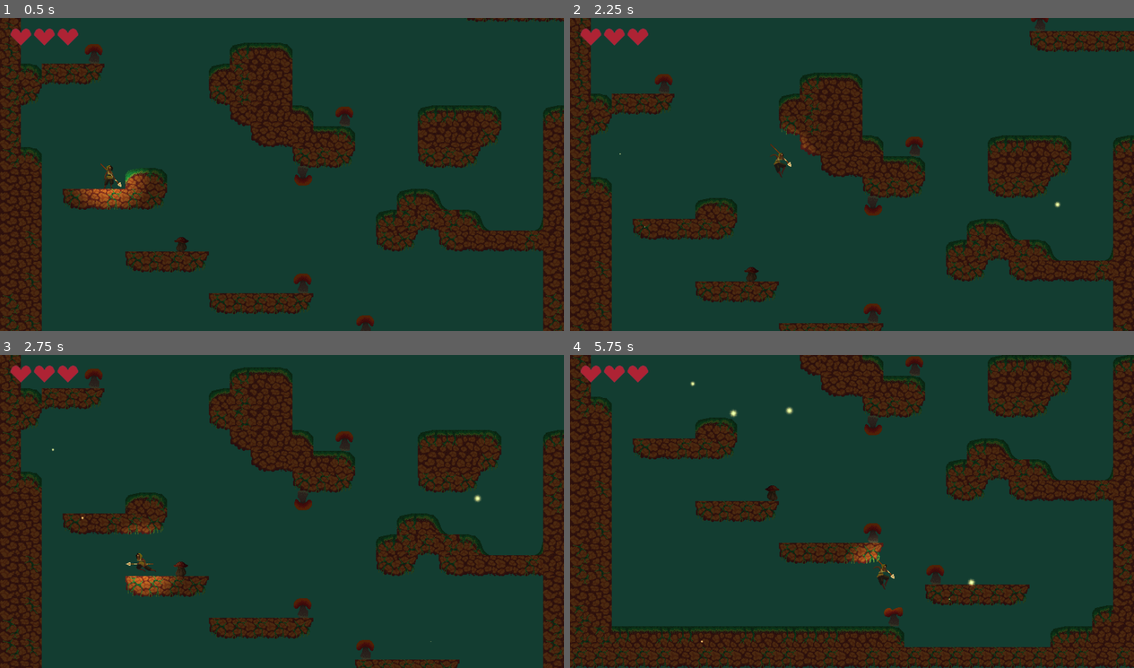
Above: before the commit, frames 1-4 (two rows, left to right).
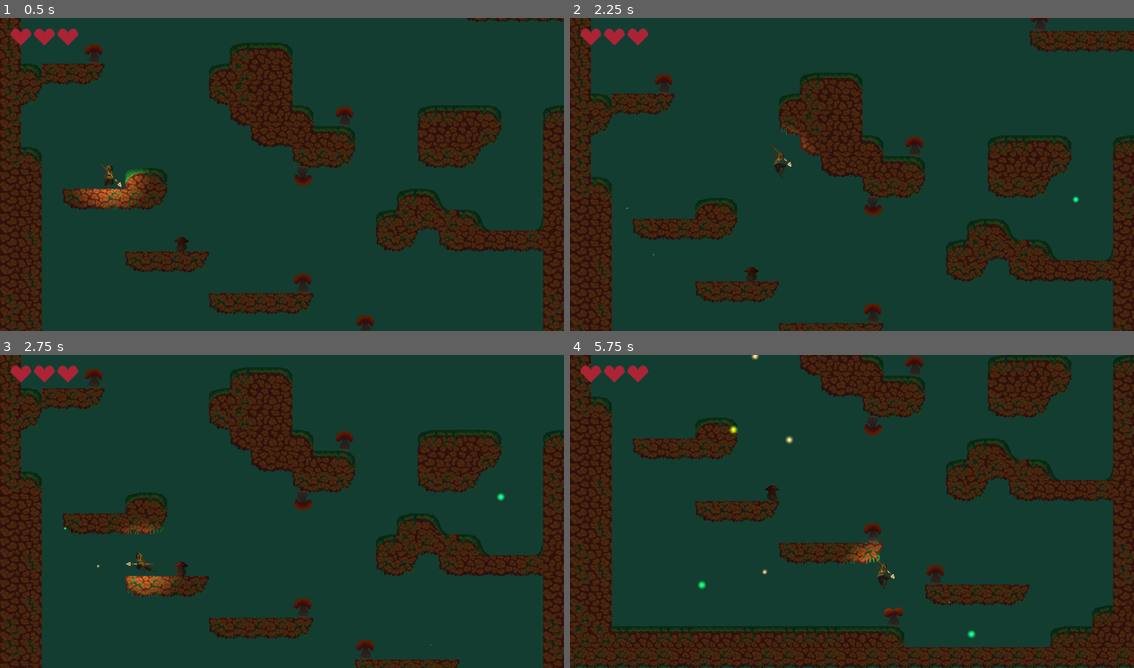
Above: after the commit, the same moments.

Repository: lemilonkh/GameOff23
Game: Godot game, scene res://scenes/main.tscn
The game is run twice, just before and just after one commit, with the same random seed, the same clock (stepped at 60 frames per second) and the same inputs.
Inputs:
- Up to frame 1 (0.5 s): no input
- Up to frame 2 (2.25 s): hold K (attack) 0.53-1.28 s; hold Right (move_right) 0.53-2.03 s; tap Space (jump) at 0.77, 1.52 s; tap J (glide) at 1.35 s; hold Left (move_left) from 2.03 s (still down); hold Shift from 2.03 s (still down)
- Up to frame 3 (2.75 s): keep holding Left (move_left); keep holding Shift
- Up to frame 4 (5.75 s): release Left (move_left) at 2.78 s; release Shift at 2.78 s; hold Right (move_right) 2.78-4.28 s; tap K (attack) at 2.85 s; tap Space (jump) at 3.02, 3.77, 4.52 s; hold J (glide) 3.53-4.28 s; hold Left (move_left) 4.28-5.03 s; tap Shift at 4.35 s; hold Right (move_right) from 5.03 s (still down); hold K (attack) from 5.03 s (still down)

Frame 1 is identical in both runs. In frame 2, less than 0.1% of the frame differs, in the area x 8-91%, y 43-76%; in frame 3, less than 0.1%; in frame 4, 0.3%, in the area x 21-72%, y 0-92%.

Commit message:
Add some hue variation to fireflies

Diff:
--- a/scenes/game.tscn
+++ b/scenes/game.tscn
@@ -268,14 +268,18 @@
 initial_velocity_max = 50.0
 angular_velocity_min = 5.0
 angular_velocity_max = 10.0
+orbit_velocity_max = 0.02
+gravity = Vector3(0, 0, 0)
 radial_accel_min = 0.5
 radial_accel_max = 3.0
 tangential_accel_min = 0.5
 tangential_accel_max = 3.0
 scale_curve = SubResource("CurveTexture_7hjie")
-turbulence_noise_strength = 11.22
-turbulence_noise_scale = 3.556
-turbulence_noise_speed = Vector3(2, 10, 0)
+hue_variation_min = -0.68
+hue_variation_max = 0.24
+turbulence_noise_speed = Vector3(2, 4, 0)
+turbulence_noise_speed_random = 0.4
+turbulence_influence_max = 0.3
 turbulence_initial_displacement_min = 0.1
 turbulence_initial_displacement_max = 10.0
 
